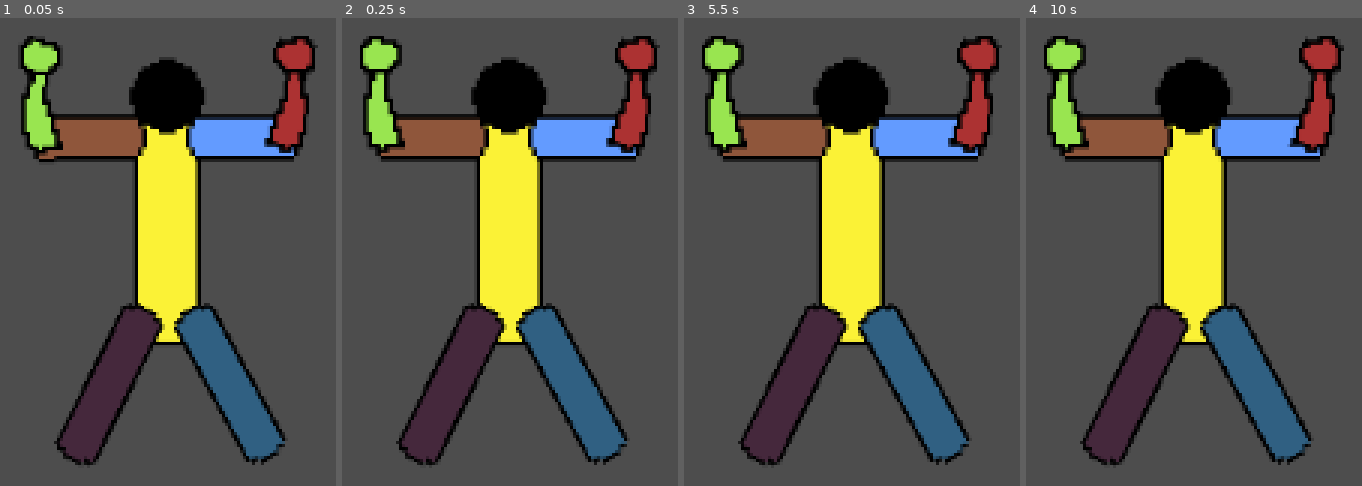
Above: before the commit, frames 1-4 (left to right).
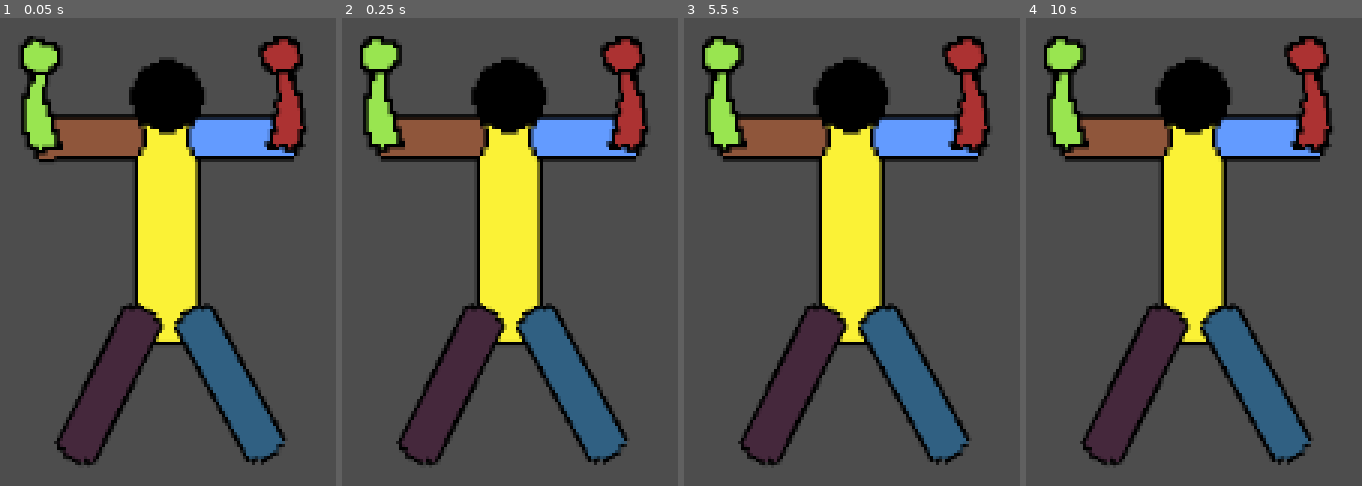
Above: after the commit, the same moments.

Repository: Igg2000/Juego_Escalada
Game: Godot game, scene res://scenes/jugador.tscn
The game is run twice, just before and just after one commit, with the same random seed, the same clock (stepped at 60 frames per second) and the same inputs. This scene is started directly instead of the project's main scene.
Inputs:
- Up to frame 1 (0.05 s): no input
- Up to frame 2 (0.25 s): no input
- Up to frame 3 (5.5 s): tap Enter at 0.5, 2, 3.5 s; tap Space at 1.25, 2.75, 4.25 s
- Up to frame 4 (10 s): no input

The runs differ from the first frame. In frame 1, 1.9% of the frame differs, in the area x 58-95%, y 3-29%; in frame 2, 1.9%; in frame 3, 1.9%; in frame 4, 1.9%.

Commit message:
V 0.0.5
Las articulaciones ahora tienen limite de rotacion

Diff:
--- a/scenes/jugador.tscn
+++ b/scenes/jugador.tscn
@@ -6,33 +6,33 @@
 atlas = ExtResource("1_177mp")
 region = Rect2(52, 48, 20, 57)
 
+[sub_resource type="AtlasTexture" id="AtlasTexture_rcjpx"]
+atlas = ExtResource("1_177mp")
+region = Rect2(22, 37, 28, 11)
+
+[sub_resource type="AtlasTexture" id="AtlasTexture_js2if"]
+atlas = ExtResource("1_177mp")
+region = Rect2(72, 37, 28, 11)
+
+[sub_resource type="AtlasTexture" id="AtlasTexture_yv15t"]
+atlas = ExtResource("1_177mp")
+region = Rect2(11, 8, 11, 31)
+
+[sub_resource type="AtlasTexture" id="AtlasTexture_ua8co"]
+atlas = ExtResource("1_177mp")
+region = Rect2(104, 10, 13, 29)
+
+[sub_resource type="AtlasTexture" id="AtlasTexture_6acsc"]
+atlas = ExtResource("1_177mp")
+region = Rect2(7, 92, 41, 11)
+
+[sub_resource type="AtlasTexture" id="AtlasTexture_fws31"]
+atlas = ExtResource("1_177mp")
+region = Rect2(75, 91, 41, 11)
+
 [sub_resource type="AtlasTexture" id="AtlasTexture_5fknv"]
 atlas = ExtResource("1_177mp")
 region = Rect2(53, 13, 18, 18)
-
-[sub_resource type="AtlasTexture" id="AtlasTexture_rcjpx"]
-atlas = ExtResource("1_177mp")
-region = Rect2(22, 37, 28, 11)
-
-[sub_resource type="AtlasTexture" id="AtlasTexture_js2if"]
-atlas = ExtResource("1_177mp")
-region = Rect2(72, 37, 28, 11)
-
-[sub_resource type="AtlasTexture" id="AtlasTexture_yv15t"]
-atlas = ExtResource("1_177mp")
-region = Rect2(11, 8, 11, 31)
-
-[sub_resource type="AtlasTexture" id="AtlasTexture_ua8co"]
-atlas = ExtResource("1_177mp")
-region = Rect2(104, 10, 13, 29)
-
-[sub_resource type="AtlasTexture" id="AtlasTexture_6acsc"]
-atlas = ExtResource("1_177mp")
-region = Rect2(7, 92, 41, 11)
-
-[sub_resource type="AtlasTexture" id="AtlasTexture_fws31"]
-atlas = ExtResource("1_177mp")
-region = Rect2(75, 91, 41, 11)
 
 [sub_resource type="SkeletonModification2DCCDIK" id="SkeletonModification2DCCDIK_7s41x"]
 target_nodepath = NodePath("../IK/manoDerechaIK")
@@ -41,12 +41,20 @@
 joint_data/0/bone_index = 7
 joint_data/0/bone2d_node = NodePath("cintura/torso/hombroDerecho/codoDerecho")
 joint_data/0/rotate_from_joint = false
-joint_data/0/enable_constraint = false
+joint_data/0/enable_constraint = true
+joint_data/0/constraint_angle_min = -91.2
+joint_data/0/constraint_angle_max = 105.6
+joint_data/0/constraint_angle_invert = true
+joint_data/0/constraint_in_localspace = true
 joint_data/0/editor_draw_gizmo = true
 joint_data/1/bone_index = 6
 joint_data/1/bone2d_node = NodePath("cintura/torso/hombroDerecho")
 joint_data/1/rotate_from_joint = false
-joint_data/1/enable_constraint = false
+joint_data/1/enable_constraint = true
+joint_data/1/constraint_angle_min = 215.467
+joint_data/1/constraint_angle_max = 110.4
+joint_data/1/constraint_angle_invert = true
+joint_data/1/constraint_in_localspace = true
 joint_data/1/editor_draw_gizmo = true
 
 [sub_resource type="SkeletonModification2DCCDIK" id="SkeletonModification2DCCDIK_k6lba"]
@@ -56,12 +64,20 @@
 joint_data/0/bone_index = 4
 joint_data/0/bone2d_node = NodePath("cintura/torso/hombroIzquierdo/codoIzquierdo")
 joint_data/0/rotate_from_joint = false
-joint_data/0/enable_constraint = false
+joint_data/0/enable_constraint = true
+joint_data/0/constraint_angle_min = -180.0
+joint_data/0/constraint_angle_max = 360.0
+joint_data/0/constraint_angle_invert = true
+joint_data/0/constraint_in_localspace = true
 joint_data/0/editor_draw_gizmo = true
 joint_data/1/bone_index = 3
 joint_data/1/bone2d_node = NodePath("cintura/torso/hombroIzquierdo")
 joint_data/1/rotate_from_joint = false
-joint_data/1/enable_constraint = false
+joint_data/1/enable_constraint = true
+joint_data/1/constraint_angle_min = -306.0
+joint_data/1/constraint_angle_max = 163.0
+joint_data/1/constraint_angle_invert = true
+joint_data/1/constraint_in_localspace = true
 joint_data/1/editor_draw_gizmo = true
 
 [sub_resource type="SkeletonModification2DCCDIK" id="SkeletonModification2DCCDIK_ga7cg"]
@@ -71,7 +87,11 @@
 joint_data/0/bone_index = 9
 joint_data/0/bone2d_node = NodePath("cintura/piernaIzquierda")
 joint_data/0/rotate_from_joint = false
-joint_data/0/enable_constraint = false
+joint_data/0/enable_constraint = true
+joint_data/0/constraint_angle_min = -235.2
+joint_data/0/constraint_angle_max = 297.6
+joint_data/0/constraint_angle_invert = false
+joint_data/0/constraint_in_localspace = true
 joint_data/0/editor_draw_gizmo = true
 
 [sub_resource type="SkeletonModification2DCCDIK" id="SkeletonModification2DCCDIK_tr1br"]
@@ -81,7 +101,11 @@
 joint_data/0/bone_index = 11
 joint_data/0/bone2d_node = NodePath("cintura/piernaDerecha")
 joint_data/0/rotate_from_joint = false
-joint_data/0/enable_constraint = false
+joint_data/0/enable_constraint = true
+joint_data/0/constraint_angle_min = -129.6
+joint_data/0/constraint_angle_max = 57.6
+joint_data/0/constraint_angle_invert = true
+joint_data/0/constraint_in_localspace = true
 joint_data/0/editor_draw_gizmo = true
 
 [sub_resource type="SkeletonModificationStack2D" id="SkeletonModificationStack2D_mxd1t"]
@@ -99,58 +123,58 @@
 [node name="torso" type="Sprite2D" parent="base"]
 texture_filter = 1
 position = Vector2(314, 294)
-rotation = -0.000396371
+rotation = -0.000400066
 scale = Vector2(1.563, 2)
 texture = SubResource("AtlasTexture_ejecq")
 
+[node name="brazoIzquierdo" type="Sprite2D" parent="base"]
+texture_filter = 1
+position = Vector2(272.565, 250.251)
+rotation = 3.12703
+scale = Vector2(1.99987, 1.99987)
+texture = SubResource("AtlasTexture_rcjpx")
+
+[node name="brazoDerecho" type="Sprite2D" parent="base"]
+texture_filter = 1
+position = Vector2(347.514, 250.3)
+rotation = 0.0258663
+scale = Vector2(1.99944, 1.99944)
+texture = SubResource("AtlasTexture_js2if")
+
+[node name="antebrazoIzquierdo" type="Sprite2D" parent="base"]
+texture_filter = 1
+position = Vector2(251.721, 229.037)
+rotation = 0.0980127
+scale = Vector2(1.99965, 1.99965)
+texture = SubResource("AtlasTexture_yv15t")
+
+[node name="antebrazoDerecho" type="Sprite2D" parent="base"]
+texture_filter = 1
+position = Vector2(368.333, 229.054)
+rotation = -0.0255888
+scale = Vector2(2.00102, 2.00102)
+texture = SubResource("AtlasTexture_ua8co")
+
+[node name="piernaIzquierda" type="Sprite2D" parent="base"]
+texture_filter = 1
+position = Vector2(286.101, 369.796)
+rotation = 2.02767
+scale = Vector2(1.99999, 1.99999)
+texture = SubResource("AtlasTexture_6acsc")
+
+[node name="piernaDerecha" type="Sprite2D" parent="base"]
+texture_filter = 1
+position = Vector2(345.582, 371.03)
+rotation = -2.03342
+scale = Vector2(1.99988, 1.99988)
+texture = SubResource("AtlasTexture_fws31")
+
 [node name="cabeza" type="Sprite2D" parent="base"]
 texture_filter = 1
 position = Vector2(314, 231)
 rotation = -1.57079
 scale = Vector2(2, 2)
 texture = SubResource("AtlasTexture_5fknv")
-
-[node name="brazoIzquierdo" type="Sprite2D" parent="base"]
-texture_filter = 1
-position = Vector2(275.837, 250.945)
-rotation = 3.14031
-scale = Vector2(1.99989, 1.99989)
-texture = SubResource("AtlasTexture_rcjpx")
-
-[node name="brazoDerecho" type="Sprite2D" parent="base"]
-texture_filter = 1
-position = Vector2(350.836, 250.881)
-rotation = -0.00060606
-scale = Vector2(1.9999, 1.9999)
-texture = SubResource("AtlasTexture_js2if")
-
-[node name="antebrazoIzquierdo" type="Sprite2D" parent="base"]
-texture_filter = 1
-position = Vector2(252.941, 229.006)
-rotation = 0.00435269
-scale = Vector2(1.99955, 1.99955)
-texture = SubResource("AtlasTexture_yv15t")
-
-[node name="antebrazoDerecho" type="Sprite2D" parent="base"]
-texture_filter = 1
-position = Vector2(373.152, 228.84)
-rotation = 0.0656398
-scale = Vector2(1.99982, 1.99982)
-texture = SubResource("AtlasTexture_ua8co")
-
-[node name="piernaIzquierda" type="Sprite2D" parent="base"]
-texture_filter = 1
-position = Vector2(286.101, 369.796)
-rotation = 2.02767
-scale = Vector2(2, 2)
-texture = SubResource("AtlasTexture_6acsc")
-
-[node name="piernaDerecha" type="Sprite2D" parent="base"]
-texture_filter = 1
-position = Vector2(344.091, 369.389)
-rotation = -2.07193
-scale = Vector2(2, 2)
-texture = SubResource("AtlasTexture_fws31")
 
 [node name="Skeleton2D" type="Skeleton2D" parent="."]
 modification_stack = SubResource("SkeletonModificationStack2D_mxd1t")
@@ -183,6 +207,9 @@
 rotation = -1.80304
 scale = Vector2(0.999955, 0.999955)
 rest = Transform2D(-0.000787751, -0.999965, 0.999965, -0.000787751, 20.0368, -17.0736)
+auto_calculate_length_and_angle = false
+length = 20.0
+bone_angle = -0.0431939
 metadata/_local_pose_override_enabled_ = true
 
 [node name="RemoteTransform2D" type="RemoteTransform2D" parent="Skeleton2D/cintura/torso/hombroIzquierdo"]
@@ -195,6 +222,9 @@
 rotation = 0.250563
 scale = Vector2(0.999968, 0.999968)
 rest = Transform2D(-0.00295729, 0.999963, -0.999963, -0.00295729, 42.0019, -0.0055542)
+auto_calculate_length_and_angle = false
+length = 13.988
+bone_angle = -3.36746
 metadata/_local_pose_override_enabled_ = true
 
 [node name="manoIzquierda" type="Bone2D" parent="Skeleton2D/cintura/torso/hombroIzquierdo/codoIzquierdo"]
@@ -212,6 +242,9 @@
 rotation = -0.00255895
 scale = Vector2(0.99997, 0.99997)
 rest = Transform2D(0.999968, -0.00259201, 0.00259201, 0.999968, 20.0368, 21.9264)
+auto_calculate_length_and_angle = false
+length = 20.0
+bone_angle = 88.519
 metadata/_local_pose_override_enabled_ = true
 
 [node name="RemoteTransform2D" type="RemoteTransform2D" parent="Skeleton2D/cintura/torso/hombroDerecho"]
@@ -226,7 +259,7 @@
 scale = Vector2(1.00001, 1.00001)
 rest = Transform2D(0.997848, 0.0653625, -0.0653625, 0.997848, 0.99411, 38.0078)
 auto_calculate_length_and_angle = false
-length = 8.623
+length = 14.415
 bone_angle = 1.73468
 metadata/_local_pose_override_enabled_ = true
 
@@ -245,6 +278,9 @@
 rotation = -2.7163
 scale = Vector2(0.999999, 0.999999)
 rest = Transform2D(-0.910918, -0.412584, 0.412584, -0.910918, -8.00003, -13)
+auto_calculate_length_and_angle = false
+length = 16.0
+bone_angle = 4.76658
 metadata/_local_pose_override_enabled_ = true
 
 [node name="pieIzquierdo" type="Bone2D" parent="Skeleton2D/cintura/piernaIzquierda"]
@@ -262,12 +298,14 @@
 rotation = -0.734986
 scale = Vector2(1, 1)
 rest = Transform2D(0.742044, -0.670351, 0.670351, 0.742044, -9.07355, 13)
+auto_calculate_length_and_angle = false
+length = 16.0
+bone_angle = -167.851
 metadata/_local_pose_override_enabled_ = true
 
 [node name="pieDerecho" type="Bone2D" parent="Skeleton2D/cintura/piernaDerecha"]
 position = Vector2(-60.5956, -13.045)
 rotation = -3.06578
-scale = Vector2(1, 1)
 rest = Transform2D(-0.997127, -0.0757416, 0.0757416, -0.997127, -60.5956, -13.045)
 
 [node name="RemoteTransform2D" type="RemoteTransform2D" parent="Skeleton2D/cintura/piernaDerecha"]
@@ -279,7 +317,7 @@
 [node name="IK" type="Node2D" parent="."]
 
 [node name="manoDerechaIK" type="Node2D" parent="IK"]
-position = Vector2(376, 216)
+position = Vector2(370, 216)
 
 [node name="manoIzquierdaIK" type="Node2D" parent="IK"]
 position = Vector2(252, 216)
